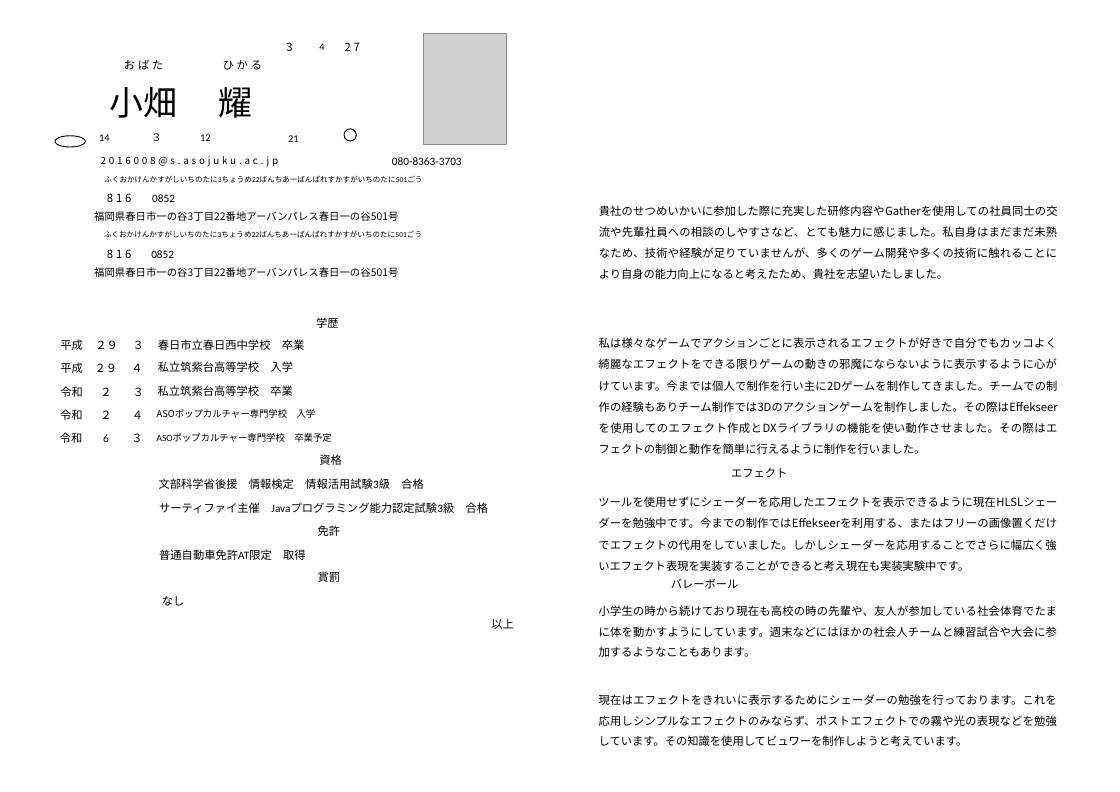
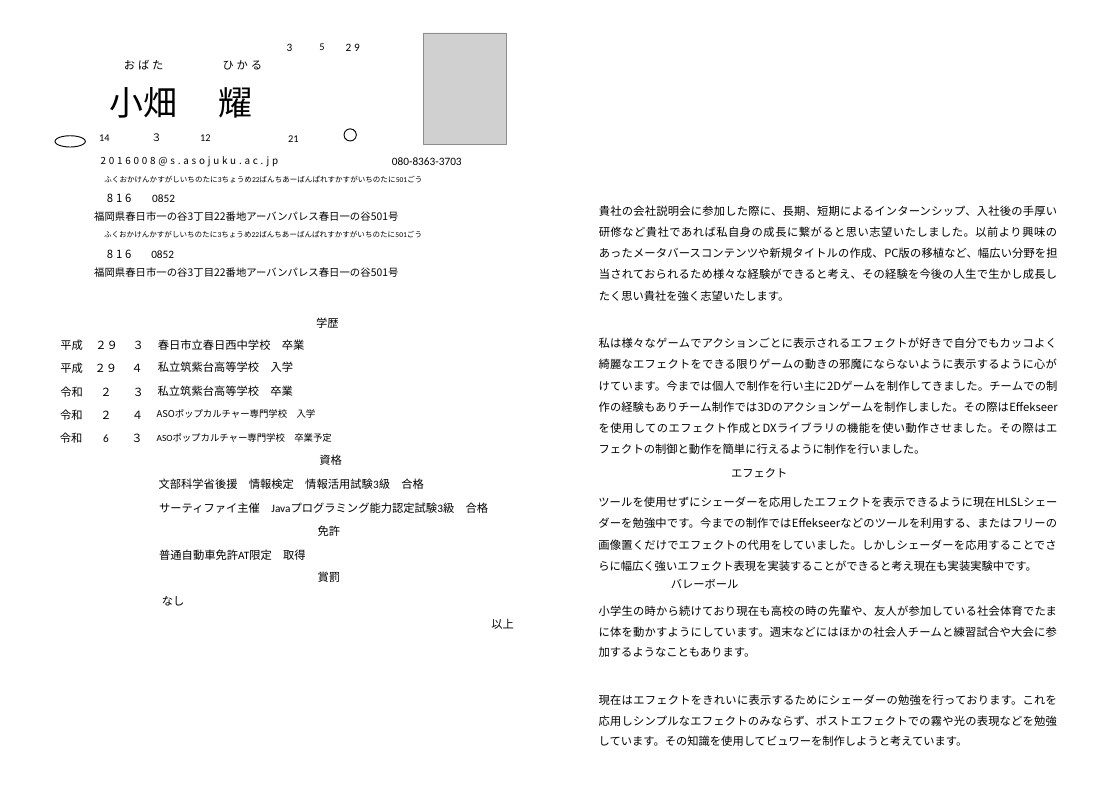
Before and after one commit to Hikarunn/Resume, a slide deck: slide 1 of ASOポップカルチャー専門学校_小畑耀_(株)クロスプラススタジオ_履歴書.pptx. Drawn at 1120x792 pixels with LibreOffice and Linux fonts; fonts in the diff are those of the drawing; grey boxes stand for pictures; background and template pictures are left out. Boxes give left, top, right and bottom in pixels: in the first picture for what was removed or moved away, otherwise in the second. Text is boxed around its words. In the diff, an @@ line names an element or a change of style, - is before the commit and + after.

```diff
--- a/ASOポップカルチャー専門学校_小畑耀_(株)クロスプラススタジオ_履歴書.pptx
+++ b/ASOポップカルチャー専門学校_小畑耀_(株)クロスプラススタジオ_履歴書.pptx
@@ text at (319,43,324,50): text changed @@
-4
+5
@@ text at (346,43,360,51): text changed; font Noto Sans CJK JP to Calibri @@
-27
+29
@@ text at (599,205,1058,279): text changed @@
-貴社のせつめいかいに参加した際に充実した研修内容やGatherを使用しての社員同士の交流や先輩社員への相談のしやすさなど、とても魅力に感じました。私自身はまだまだ未熟なため、技術や経験が足りていませんが、多くのゲーム開発や多くの技術に触れることにより自身の能力向上になると考えたため、貴社を志望いたしました。
+貴社の会社説明会に参加した際に、長期、短期によるインターンシップ、入社後の手厚い研修など貴社であれば私自身の成長に繋がると思い志望いたしました。以前より興味のあったメータバースコンテンツや新規タイトルの作成、PC版の移植など、幅広い分野を担当されておられるため様々な経験ができると考え、その経験を今後の人生で生かし成長したく思い貴社を強く志望いたします。
@@ subtitle at (598,496,1057,571): text changed @@
-ツールを使用せずにシェーダーを応用したエフェクトを表示できるように現在HLSLシェーダーを勉強中です。今までの制作ではEffekseerを利用する、またはフリーの画像置くだけでエフェクトの代用をしていました。しかしシェーダーを応用することでさらに幅広く強いエフェクト表現を実装することができると考え現在も実装実験中です。
+ツールを使用せずにシェーダーを応用したエフェクトを表示できるように現在HLSLシェーダーを勉強中です。今までの制作ではEffekseerなどのツールを利用する、またはフリーの画像置くだけでエフェクトの代用をしていました。しかしシェーダーを応用することでさらに幅広く強いエフェクト表現を実装することができると考え現在も実装実験中です。
```
Also in this commit, not shown: 4 other files.
